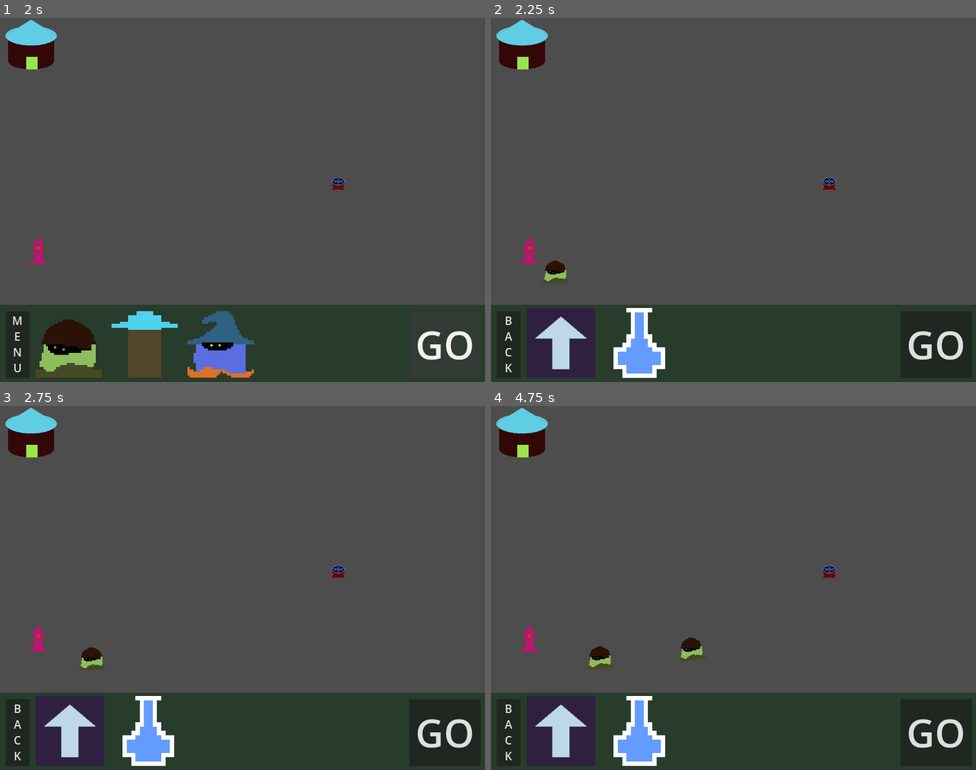
Above: before the commit, frames 1-4 (two rows, left to right).
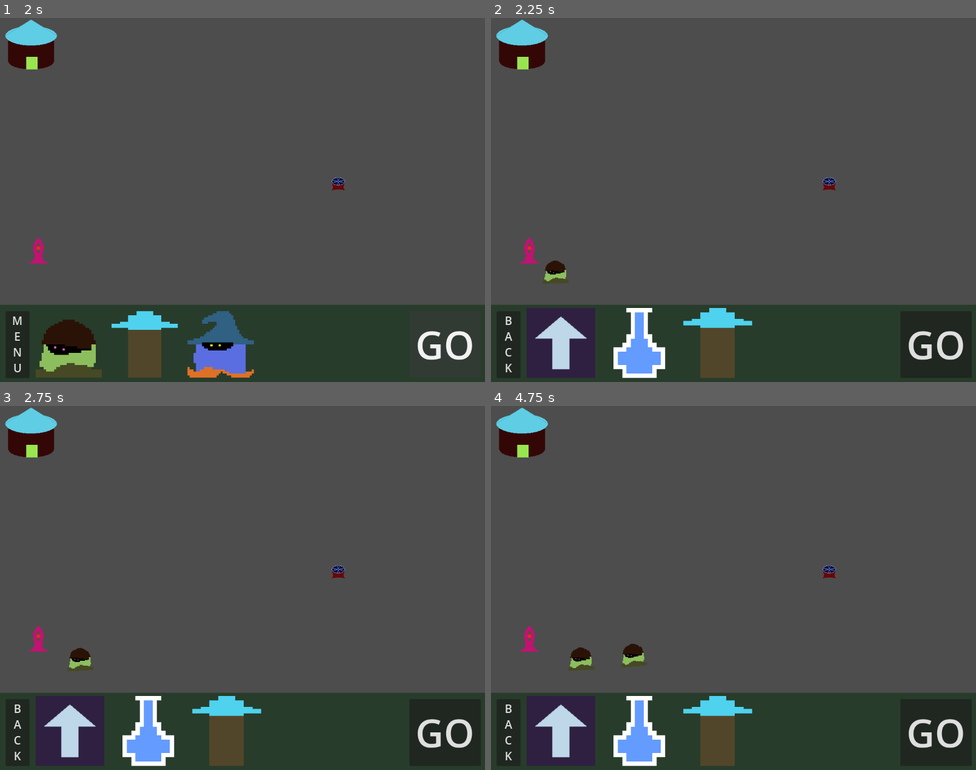
Above: after the commit, the same moments.

Repository: Wake1st/anti-tower
Game: Godot game, scene res://scenes/game.tscn
Same seed, same stepped clock (60 frames per second), same inputs: the game is played once before the commit and once after it. The project has no main scene, so this scene is started directly.
Inputs (mouse positions are in pixels of both pictures, inside the frame that each line leads up to):
- Up to frame 1 (2 s): click "GO" at 0.5 s; click "GO" at 1.25 s
- Up to frame 2 (2.25 s): click (558, 345) at 2 s
- Up to frame 3 (2.75 s): no input
- Up to frame 4 (4.75 s): click (718, 729) at 2.77 s; click (558, 729) at 3.5 s; click (641, 729) at 4.25 s

Frame 1 is identical in both runs. In frame 2, 1.4% of the frame differs, in the area x 39-54%, y 79-99%; in frame 3, 1.8%; in frame 4, 2.4%, in the area x 16-54%, y 63-99%.

Commit message:
upgrades functional

Diff:
--- a/data/Types.gd
+++ b/data/Types.gd
@@ -10,5 +10,6 @@
 
 enum Upgrade {
 	RATE,
-	SPEED
+	SPEED,
+	DAMAGE
 }
--- /dev/null
+++ b/data/UpgradeLibrary.gd
@@ -0,0 +1,53 @@
+class_name UpgradeLibrary
+
+
+enum Set {
+	BASIC_RATE,
+	BASIC_SPEED,
+	BASIC_DAMAGE,
+	HEAVY_RATE,
+	HEAVY_SPEED,
+	HEAVY_DAMAGE,
+	MAGIC_RATE,
+	MAGIC_SPEED,
+	MAGIC_DAMAGE
+}
+
+static var lib: Dictionary[Set, float] = {
+	Set.BASIC_RATE: 0.6,
+	Set.BASIC_SPEED: 4.0,
+	Set.BASIC_DAMAGE: 1.0,
+	Set.HEAVY_RATE: 0.1,
+	Set.HEAVY_SPEED: 1.2,
+	Set.HEAVY_DAMAGE: 3.4,
+	Set.MAGIC_RATE: 0.2,
+	Set.MAGIC_SPEED: 2.6,
+	Set.MAGIC_DAMAGE: 0.0
+}
+
+
+static func increase(spawner: Types.Spawn, upgrade: Types.Upgrade) -> void:
+	match [spawner, upgrade]:
+		[Types.Spawn.BASIC,Types.Upgrade.RATE]: lib[Set.BASIC_RATE] += 0.2
+		[Types.Spawn.BASIC,Types.Upgrade.SPEED]: lib[Set.BASIC_SPEED] += 0.6
+		[Types.Spawn.BASIC,Types.Upgrade.DAMAGE]: lib[Set.BASIC_DAMAGE] += 0.4
+		[Types.Spawn.HEAVY,Types.Upgrade.RATE]: lib[Set.HEAVY_RATE] += 0.1
+		[Types.Spawn.HEAVY,Types.Upgrade.SPEED]: lib[Set.HEAVY_SPEED] += 0.2
+		[Types.Spawn.HEAVY,Types.Upgrade.DAMAGE]: lib[Set.HEAVY_DAMAGE] += 1.0
+		[Types.Spawn.MAGIC,Types.Upgrade.RATE]: lib[Set.MAGIC_RATE] += 0.2
+		[Types.Spawn.MAGIC,Types.Upgrade.SPEED]: lib[Set.MAGIC_SPEED] += 0.4
+		[Types.Spawn.MAGIC,Types.Upgrade.DAMAGE]: lib[Set.MAGIC_DAMAGE] += 0.0
+
+
+static func value(spawner: Types.Spawn, upgrade: Types.Upgrade) -> float:
+	match [spawner, upgrade]:
+		[Types.Spawn.BASIC,Types.Upgrade.RATE]: return lib[Set.BASIC_RATE]
+		[Types.Spawn.BASIC,Types.Upgrade.SPEED]: return lib[Set.BASIC_SPEED]
+		[Types.Spawn.BASIC,Types.Upgrade.DAMAGE]: return lib[Set.BASIC_DAMAGE]
+		[Types.Spawn.HEAVY,Types.Upgrade.RATE]: return lib[Set.HEAVY_RATE]
+		[Types.Spawn.HEAVY,Types.Upgrade.SPEED]: return lib[Set.HEAVY_SPEED]
+		[Types.Spawn.HEAVY,Types.Upgrade.DAMAGE]: return lib[Set.HEAVY_DAMAGE]
+		[Types.Spawn.MAGIC,Types.Upgrade.RATE]: return lib[Set.MAGIC_RATE]
+		[Types.Spawn.MAGIC,Types.Upgrade.SPEED]: return lib[Set.MAGIC_SPEED]
+		[Types.Spawn.MAGIC,Types.Upgrade.DAMAGE]: return lib[Set.MAGIC_DAMAGE]
+		_: return -1.0
--- /dev/null
+++ b/data/Upgrades.gd
@@ -0,0 +1,7 @@
+class_name Upgrades
+extends Resource
+
+
+@export var rate: float
+@export var speed: float
+@export var damage: float
--- /dev/null
+++ b/data/basic_upgrades.tres
@@ -0,0 +1,10 @@
+[gd_resource type="Resource" script_class="Upgrades" format=3 uid="uid://cvn2nbam77ifa"]
+
+[ext_resource type="Script" uid="uid://dycqehq3y3fyv" path="res://data/Upgrades.gd" id="1_a5r3n"]
+
+[resource]
+script = ExtResource("1_a5r3n")
+rate = 0.6
+speed = 4.0
+damage = 1.0
+metadata/_custom_type_script = "uid://dycqehq3y3fyv"
--- /dev/null
+++ b/data/heavy_upgrades.tres
@@ -0,0 +1,10 @@
+[gd_resource type="Resource" script_class="Upgrades" format=3 uid="uid://301nalln8yeq"]
+
+[ext_resource type="Script" uid="uid://dycqehq3y3fyv" path="res://data/Upgrades.gd" id="1_lkr1i"]
+
+[resource]
+script = ExtResource("1_lkr1i")
+rate = 0.1
+speed = 0.6
+damage = 3.5
+metadata/_custom_type_script = "uid://dycqehq3y3fyv"
--- /dev/null
+++ b/data/magic_upgrades.tres
@@ -0,0 +1,9 @@
+[gd_resource type="Resource" script_class="Upgrades" format=3 uid="uid://b0uh65l5pn5j5"]
+
+[ext_resource type="Script" uid="uid://dycqehq3y3fyv" path="res://data/Upgrades.gd" id="1_hhaw2"]
+
+[resource]
+script = ExtResource("1_hhaw2")
+rate = 2.0
+speed = 2.2
+metadata/_custom_type_script = "uid://dycqehq3y3fyv"
--- a/scenes/game.gd
+++ b/scenes/game.gd
@@ -56,7 +56,7 @@
 
 
 func _handle_upgrade_selected(spawner: Types.Spawn, upgrade: Types.Upgrade) -> void:
-	print("spawn: %s\t%s" %[spawner, upgrade])
+	UpgradeLibrary.increase(spawner,upgrade)
 
 
 func _handle_tower_damaged(amount: float) -> void:
--- a/scenes/levels/level_0.gd
+++ b/scenes/levels/level_0.gd
@@ -22,7 +22,7 @@
 
 func _handle_spawn(unit: Unit) -> void:
 	highway.spawn(unit)
-	print("spawning: ", unit.name)
+	print("spawning: %s\t%s" % [unit.name, unit.spawn_type])
 
 
 func _handle_attack(damage: float) -> void:
--- a/scenes/levels/level_0.tscn
+++ b/scenes/levels/level_0.tscn
@@ -32,4 +32,5 @@
 
 [node name="Spawner" parent="." unique_id=1976013547 instance=ExtResource("4_3mnpy")]
 position = Vector2(95, 609)
+spawn_type = 1
 units_per_second = 0.6
--- a/systems/spawner.gd
+++ b/systems/spawner.gd
@@ -5,6 +5,8 @@
 const UNIT = preload("uid://5exn17g76420")
 
 signal spawn(unit: Unit)
+
+@export var spawn_type: Types.Spawn
 
 @export_range(0,1,0.01) var units_per_second: float = 0.2
 var cooldown: float
@@ -17,7 +19,7 @@
 
 
 func _ready() -> void:
-	cooldown = 1/units_per_second
+	_reset_rate()
 
 
 func _process(delta: float) -> void:
@@ -26,6 +28,13 @@
 	cooldown -= delta
 
 	if cooldown <= 0:
-		cooldown = 1/units_per_second
+		_reset_rate()
 
-		spawn.emit(UNIT.instantiate())
+		var unit = UNIT.instantiate()
+		unit.spawn_type = spawn_type
+		spawn.emit(unit)
+
+
+func _reset_rate() -> void:
+	units_per_second = UpgradeLibrary.value(spawn_type, Types.Upgrade.RATE)
+	cooldown = 1/units_per_second
--- a/systems/unit.gd
+++ b/systems/unit.gd
@@ -6,7 +6,8 @@
 
 signal finished(unit: Unit)
 
-@export var speed: float = 4
+@export var spawn_type: Types.Spawn
+@export var speed: float = 4.0
 @export var damage: float = 1.0
 
 
@@ -22,6 +23,13 @@
 	queue_free()
 
 
+func _ready() -> void:
+	speed = UpgradeLibrary.value(spawn_type, Types.Upgrade.SPEED)
+	damage = UpgradeLibrary.value(spawn_type, Types.Upgrade.DAMAGE)
+
+	print("stats: sp - %s\tdmg - %s" % [speed, damage])
+
+
 func _on_area_2d_body_entered(body: Projectile) -> void:
 	body.destroy()
 	destroy()
--- a/ui/gameplay/build_panel.gd
+++ b/ui/gameplay/build_panel.gd
@@ -47,6 +47,10 @@
 	upgrade_selected.emit(current_spawner, Types.Upgrade.SPEED)
 
 
+func _on_btn_damage_pressed() -> void:
+	upgrade_selected.emit(current_spawner, Types.Upgrade.DAMAGE)
+
+
 func _focus_spawns() -> void:
 	btn_menu.text = "M\nE\nN\nU"
 
--- a/ui/gameplay/build_panel.tscn
+++ b/ui/gameplay/build_panel.tscn
@@ -90,6 +90,13 @@
 texture_normal = ExtResource("6_lgqm3")
 stretch_mode = 0
 
+[node name="BtnDamage" type="TextureButton" parent="ColorRect/UpgradeOptions" unique_id=1701804155]
+texture_filter = 1
+custom_minimum_size = Vector2(170, 0)
+layout_mode = 2
+texture_normal = ExtResource("4_1dd7v")
+stretch_mode = 0
+
 [node name="BtnMenu" type="Button" parent="ColorRect" unique_id=700398578]
 unique_name_in_owner = true
 layout_mode = 1
@@ -126,5 +133,6 @@
 [connection signal="pressed" from="ColorRect/SpawnOptions/BtnMagic" to="." method="_on_btn_magic_pressed"]
 [connection signal="pressed" from="ColorRect/UpgradeOptions/BtnRate" to="." method="_on_btn_rate_pressed"]
 [connection signal="pressed" from="ColorRect/UpgradeOptions/BtnSpeed" to="." method="_on_btn_speed_pressed"]
+[connection signal="pressed" from="ColorRect/UpgradeOptions/BtnDamage" to="." method="_on_btn_damage_pressed"]
 [connection signal="pressed" from="ColorRect/BtnMenu" to="." method="_on_btn_menu_pressed"]
 [connection signal="pressed" from="ColorRect/BtnStart" to="." method="_on_btn_start_pressed"]
Not shown, added: data/UpgradeLibrary.gd.uid
Not shown, added: data/Upgrades.gd.uid
